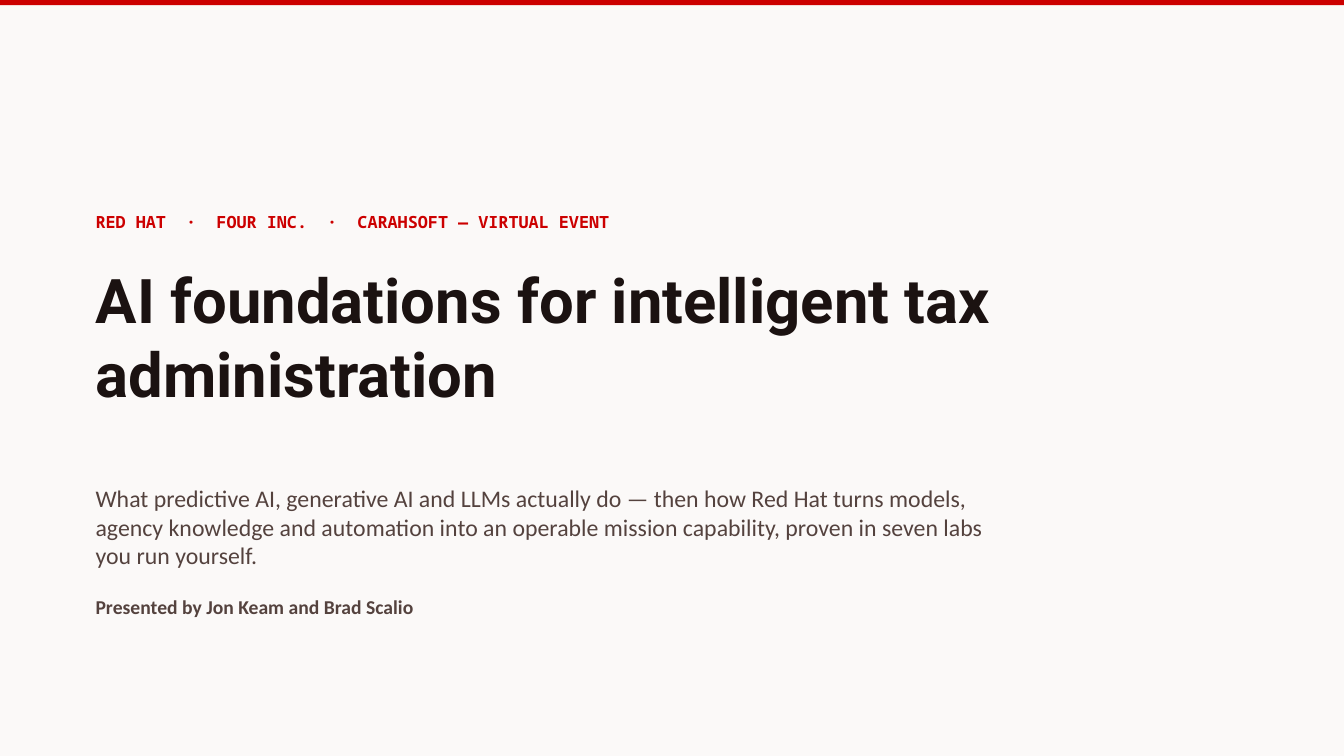
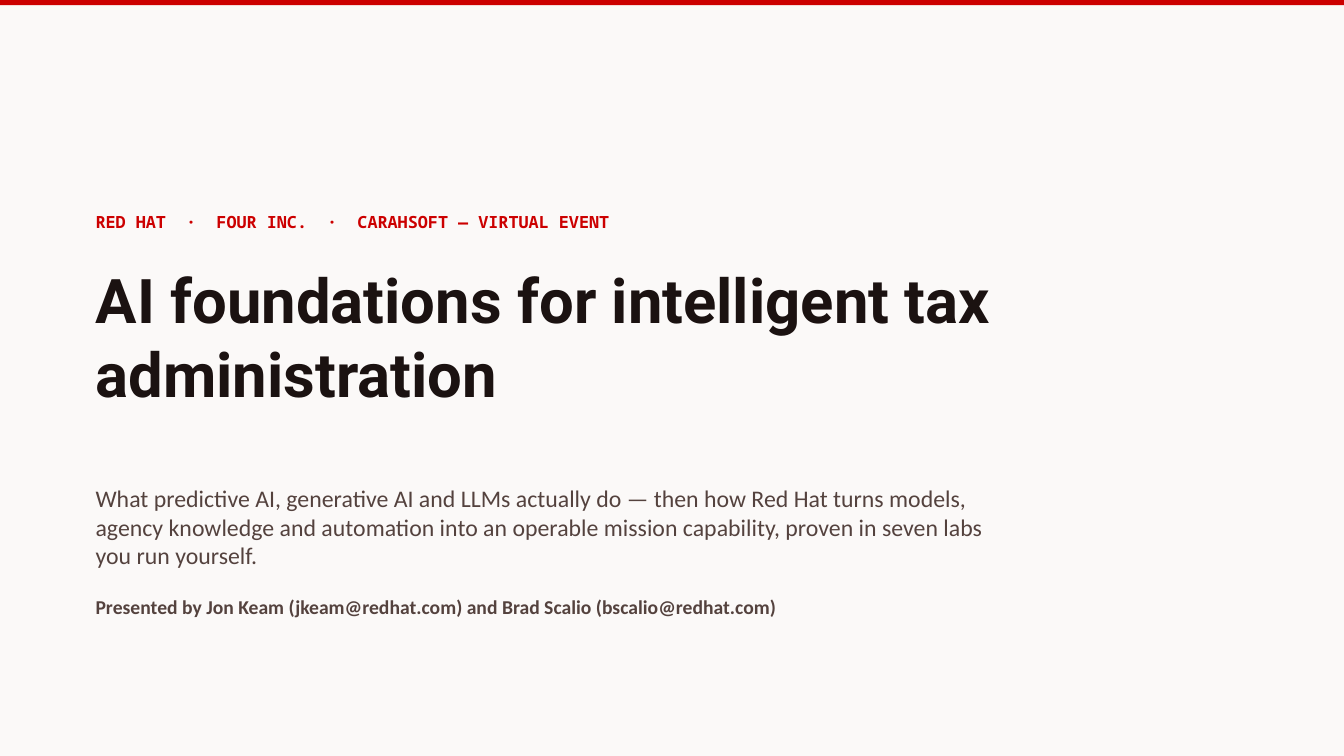
Before and after one commit to nommsweyMX/redhat-ai-tax-labs, a slide deck: slide 1 of slides/exports/redhat-ai-tax-administration.pptx. Drawn at 1344x756 pixels with LibreOffice and Linux fonts; fonts in the diff are those of the drawing. Boxes give left, top, right and bottom in pixels: in the first picture for what was removed or moved away, otherwise in the second. Text is boxed around its words. In the diff, an @@ line names an element or a change of style, - is before the commit and + after.

```diff
--- a/slides/exports/redhat-ai-tax-administration.pptx
+++ b/slides/exports/redhat-ai-tax-administration.pptx
@@ text at box(96, 599, 776, 618): text changed @@
-Presented by Jon Keam and Brad Scalio
+Presented by Jon Keam (jkeam@redhat.com) and Brad Scalio (bscalio@redhat.com)
```
Also in this commit, not shown: 8 other files.
